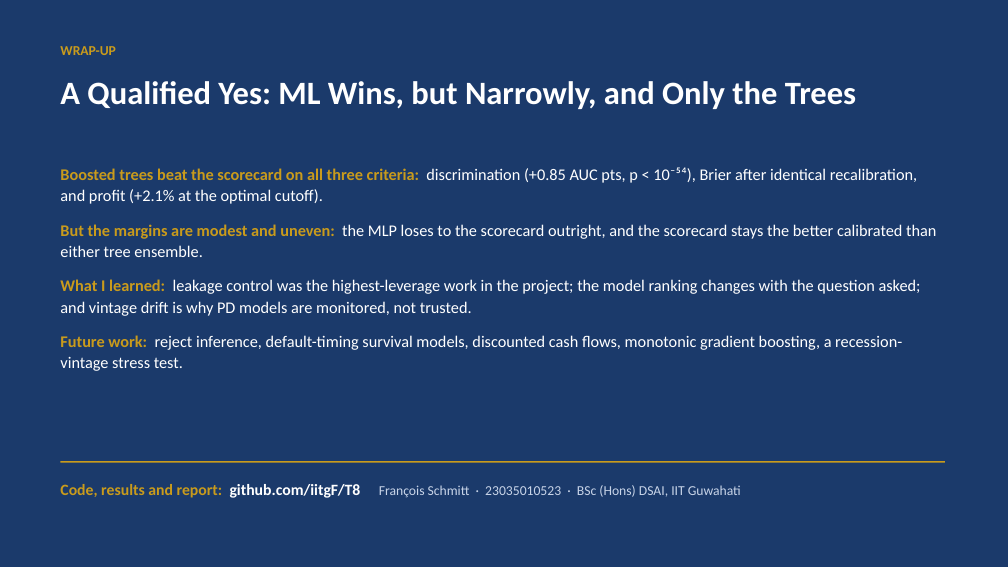
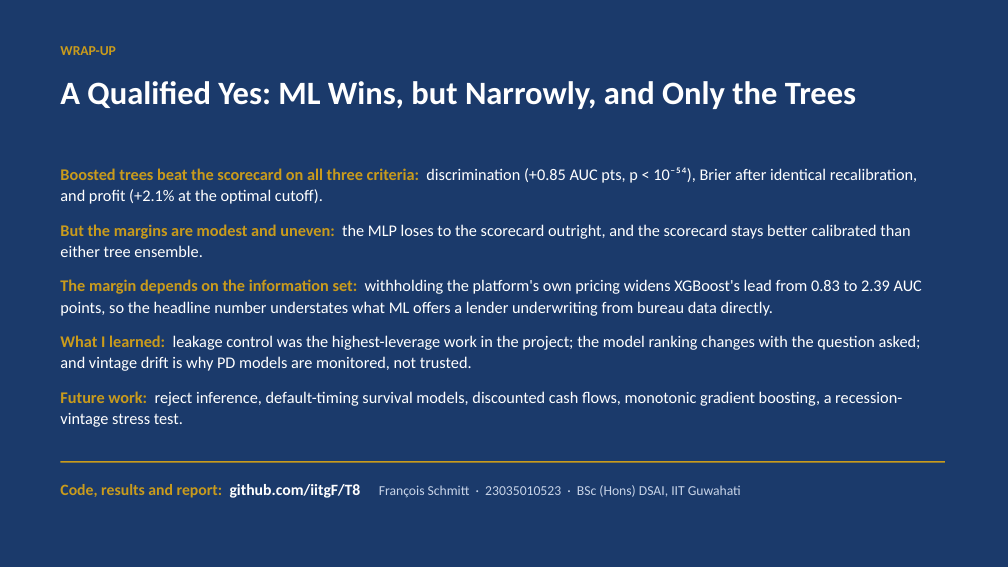
Before and after one commit to iitgF/T8, a slide deck: slide 13 of report_and_video/Project_Video_Presentation.pptx (slide 12 before the commit). Drawn at 1008x567 pixels with LibreOffice and Linux fonts; fonts in the diff are those of the drawing. Boxes give left, top, right and bottom in pixels: in the first picture for what was removed or moved away, otherwise in the second. Text is boxed around its words. In the diff, an @@ line names an element or a change of style, - is before the commit and + after.

```diff
--- a/report_and_video/Project_Video_Presentation.pptx
+++ b/report_and_video/Project_Video_Presentation.pptx
@@ text at [60,224,922,316]: text changed @@
-But the margins are modest and uneven: the MLP loses to the scorecard outright, and the scorecard stays the better calibrated than either tree ensemble.
+But the margins are modest and uneven: the MLP loses to the scorecard outright, and the scorecard stays better calibrated than either tree ensemble.
+The margin depends on the information set: withholding the platform's own pricing widens XGBoost's lead from 0.83 to 2.39 AUC points, so the headline number understates what ML offers a lender underwriting from bureau data directly.
```
Also in this commit, not shown: 1 other slide changed, 1 slide added, 2 other files.
